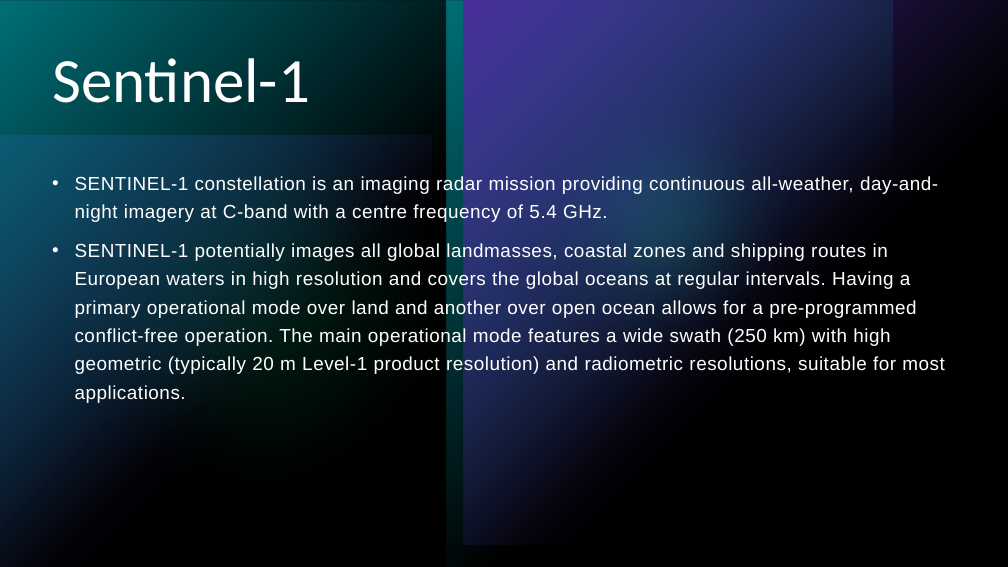
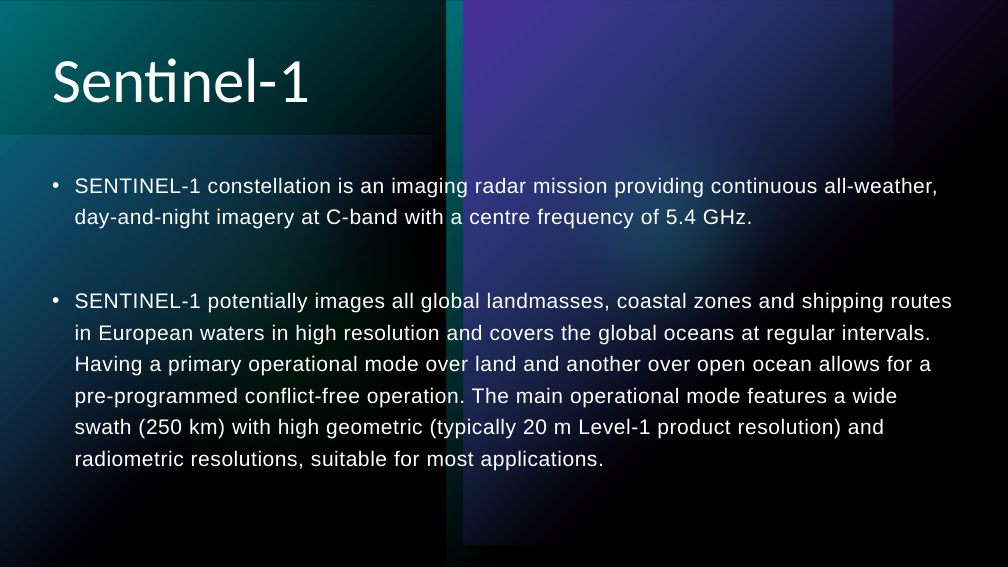
Before and after one commit to GnR98/WASDI-FadeOut, a slide deck: slide 14 of docs/ref/Presentazione_Sentinel1.pptx (slide 13 before the commit). Drawn at 1008x567 pixels with LibreOffice and Linux fonts; fonts in the diff are those of the drawing. Boxes give left, top, right and bottom in pixels: in the first picture for what was removed or moved away, otherwise in the second. Text is boxed around its words. In the diff, an @@ line names an element or a change of style, - is before the commit and + after.

```diff
--- a/docs/ref/Presentazione_Sentinel1.pptx
+++ b/docs/ref/Presentazione_Sentinel1.pptx
@@ text "SENTINEL-1 constellation is an imaging ..." at (x1=75, y1=176, x2=952, y2=470): size 18 to 20 pt @@
```
Also in this commit, not shown: 15 other slides changed, 10 slides added, 2 slides removed.
